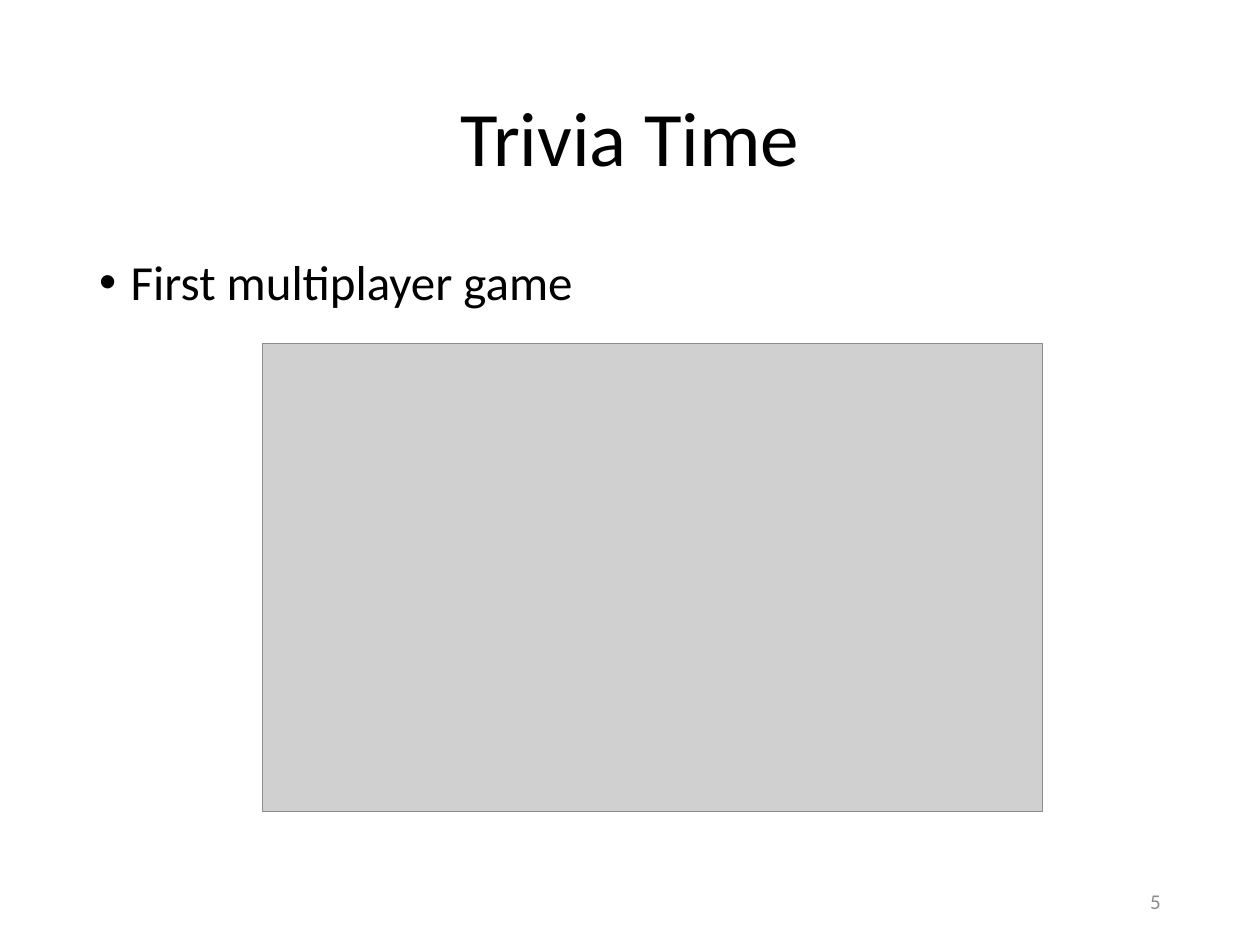
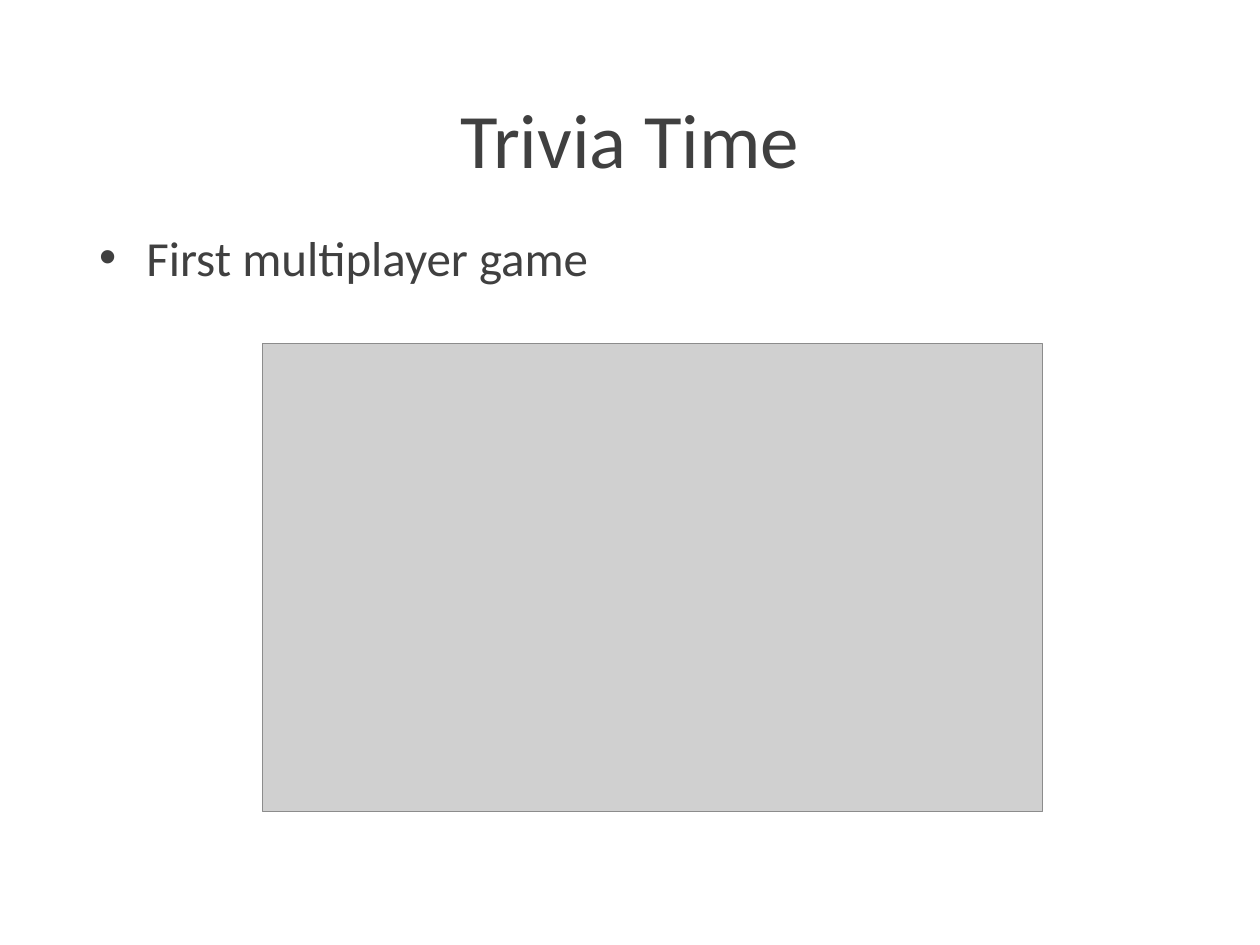
Before and after one commit to Lotti/codemotion2015, a slide deck: slide 5 of slides/slides.pptx. Drawn at 1260x945 pixels with LibreOffice and Linux fonts; fonts in the diff are those of the drawing; grey boxes stand for pictures; background and template pictures are left out. Boxes give left, top, right and bottom in pixels: in the first picture for what was removed or moved away, otherwise in the second. Text is boxed around its words. In the diff, an @@ line names an element or a change of style, - is before the commit and + after.

```diff
--- a/slides/slides.pptx
+++ b/slides/slides.pptx
@@ title "Trivia Time" at [460, 115, 799, 169]: text colour #000000 to #404040; line spacing 0.9 to 1; vertical alignment middle to top @@
@@ text "First multiplayer game": place and size @@
-text "First multiplayer game" at [131, 266, 572, 309]
+text "First multiplayer game" at [146, 242, 588, 285]
@@ text "First multiplayer game" at [146, 242, 588, 285]: text colour #000000 to #404040; indent changed; line spacing 0.9 to 1; less space between paragraphs @@
@@ page number removed at [1150, 895, 1161, 909] @@
-5
```
Also in this commit, not shown: 12 other slides changed, 1 slide added, 19 slides removed, 11 other files.
